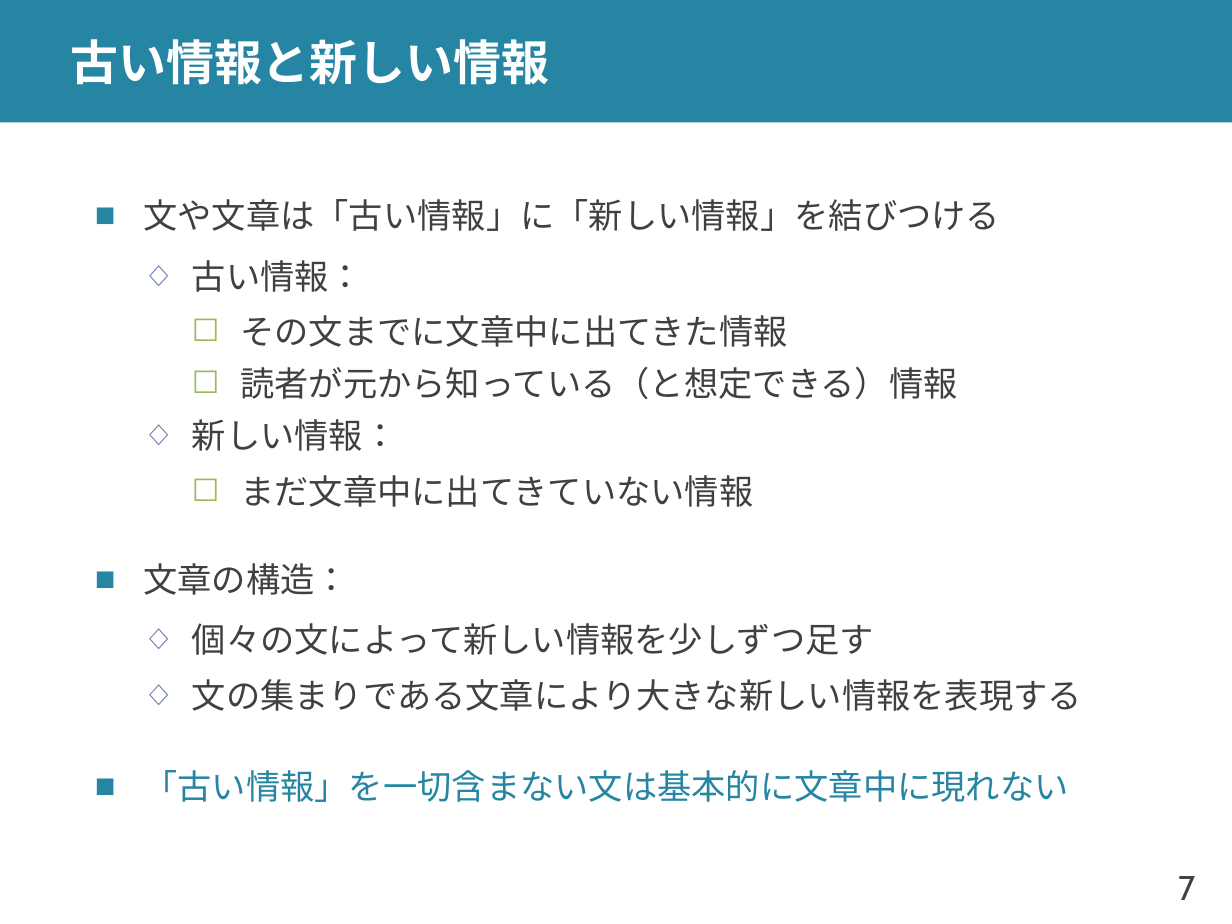
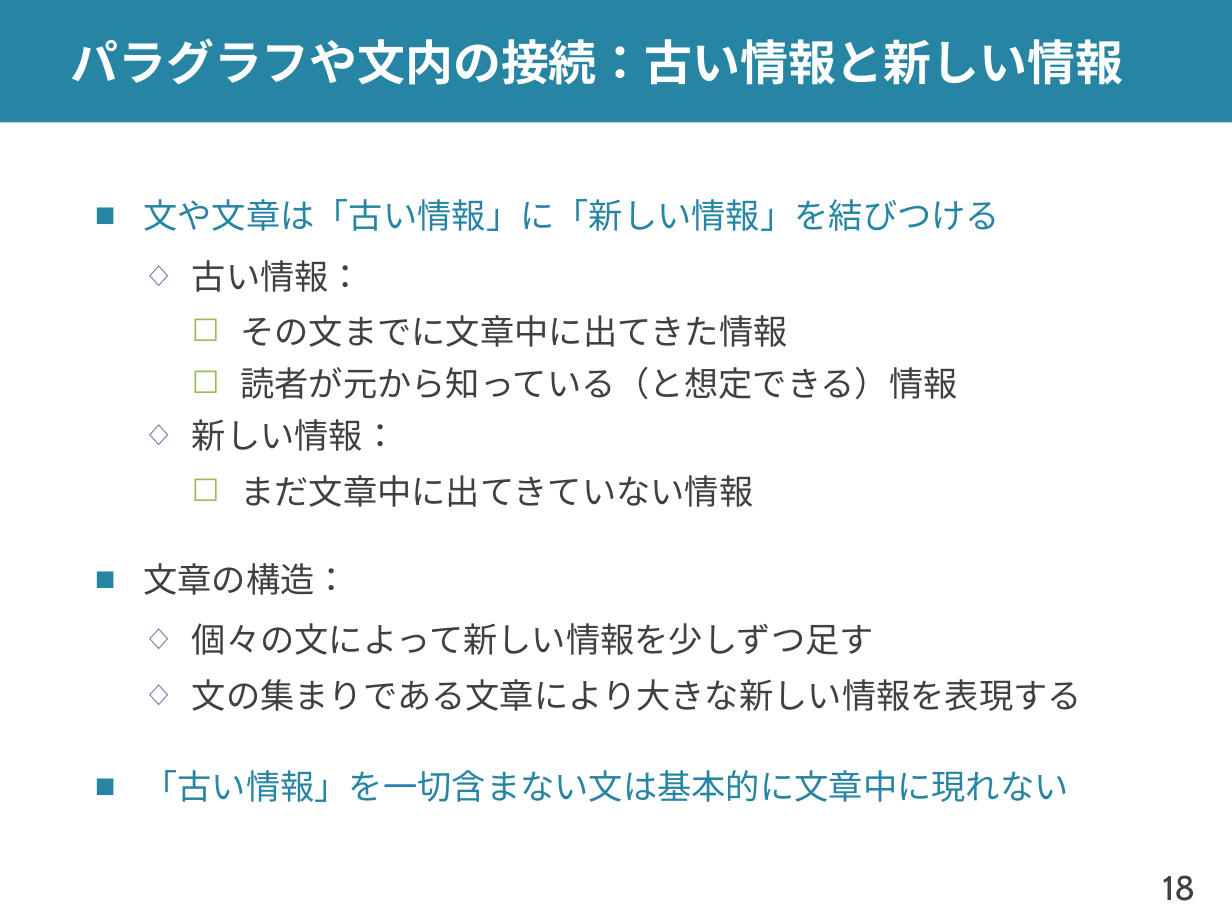
Before and after one commit to shioya-lab/how-to, a slide deck: slide 18 of writing.pptx (slide 7 before the commit). Drawn at 1232x924 pixels with LibreOffice and Linux fonts; fonts in the diff are those of the drawing. Boxes give left, top, right and bottom in pixels: in the first picture for what was removed or moved away, otherwise in the second. Text is boxed around its words. In the diff, an @@ line names an element or a change of style, - is before the commit and + after.

```diff
--- a/writing.pptx
+++ b/writing.pptx
@@ title at [71, 38, 1124, 85]: text changed @@
-古い情報と新しい情報
+パラグラフや文内の接続：古い情報と新しい情報
@@ text at [143, 199, 1000, 231]: text colour #404040 to #2585A3 in "文や文章は「古い情報」に「新しい情報」を結びつける" @@
@@ page number at [1162, 875, 1195, 901]: text changed @@
-7
+18
```
Also in this commit, not shown: 7 other slides changed, 6 slides added, 1 slide removed.
